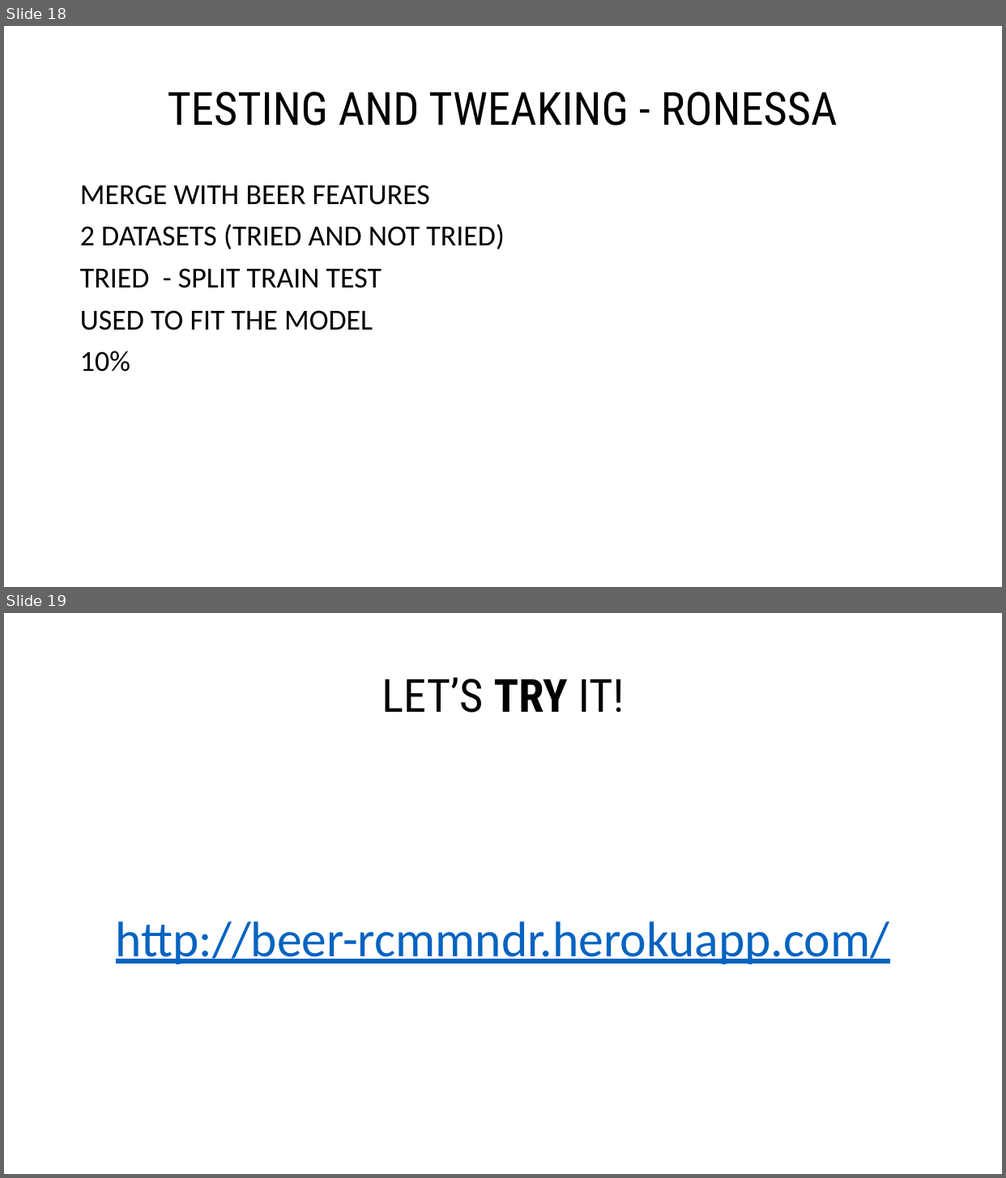
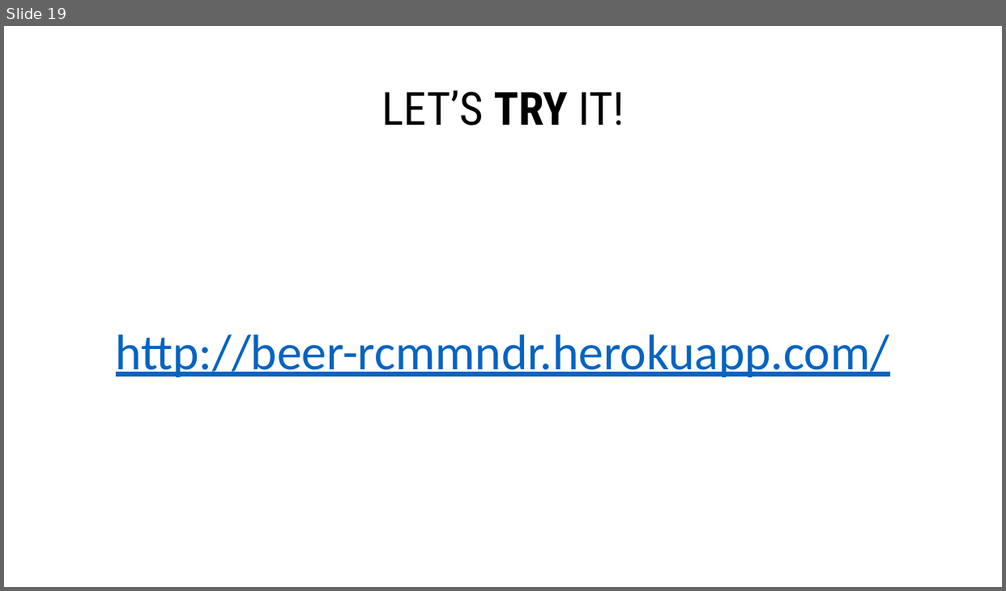
Before and after one commit to kadzema/recommend, a slide deck: Project3.pptx. Shown one above the other, each under a label of ours: slides 18 and 19 before the commit, slide 19 after it. The pictures are 1006x1178 and 1006x591 pixels, drawn with LibreOffice and Linux fonts; fonts in the diff are those of the drawing. Boxes give left, top, right and bottom in pixels: in the first picture for what was removed or moved away, otherwise in the second. Text is boxed around its words. In the diff, an @@ line names an element or a change of style, - is before the commit and + after.

```diff
--- a/Project3.pptx
+++ b/Project3.pptx
@@ slide 18 removed at <box>4,26,1002,587</box>, background #FFFFFF @@
@@ title removed at <box>168,92,837,126</box> @@
-TESTING AND TWEAKING - RONESSA
@@ text removed at <box>80,185,504,372</box> @@
-MERGE WITH BEER FEATURES
-2 DATASETS (TRIED AND NOT TRIED)
-TRIED - SPLIT TRAIN TEST
-USED TO FIT THE MODEL
-10%
```
Also in this commit, not shown: 1 slide changed, 4 slides added, 3 other slides removed.
